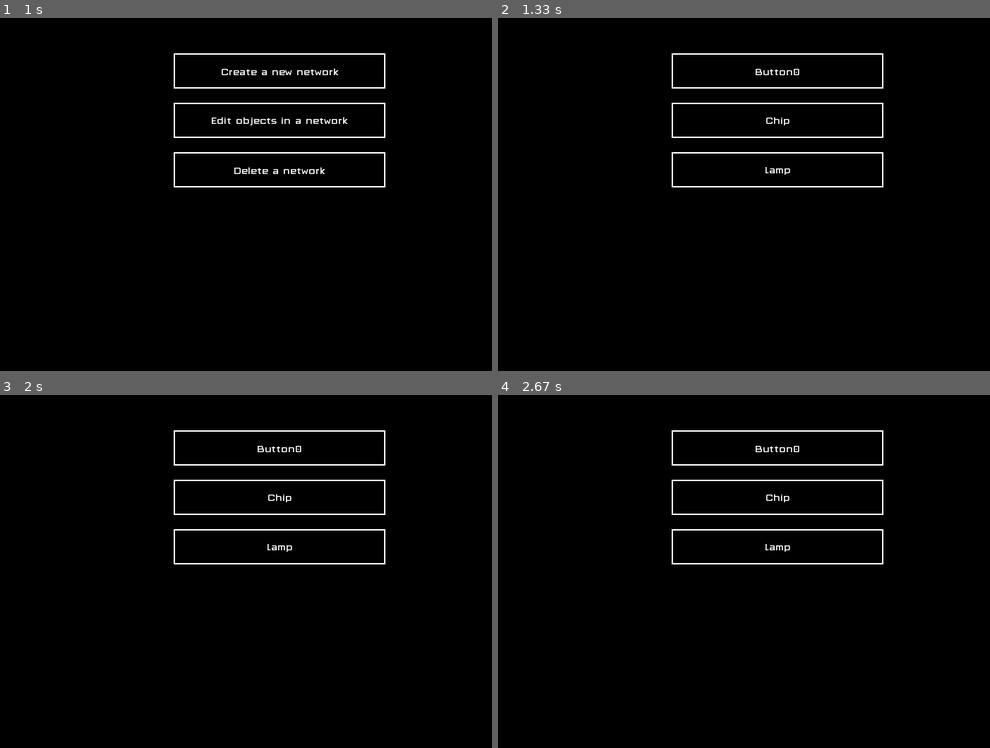
Above: before the commit, frames 1-4 (two rows, left to right).
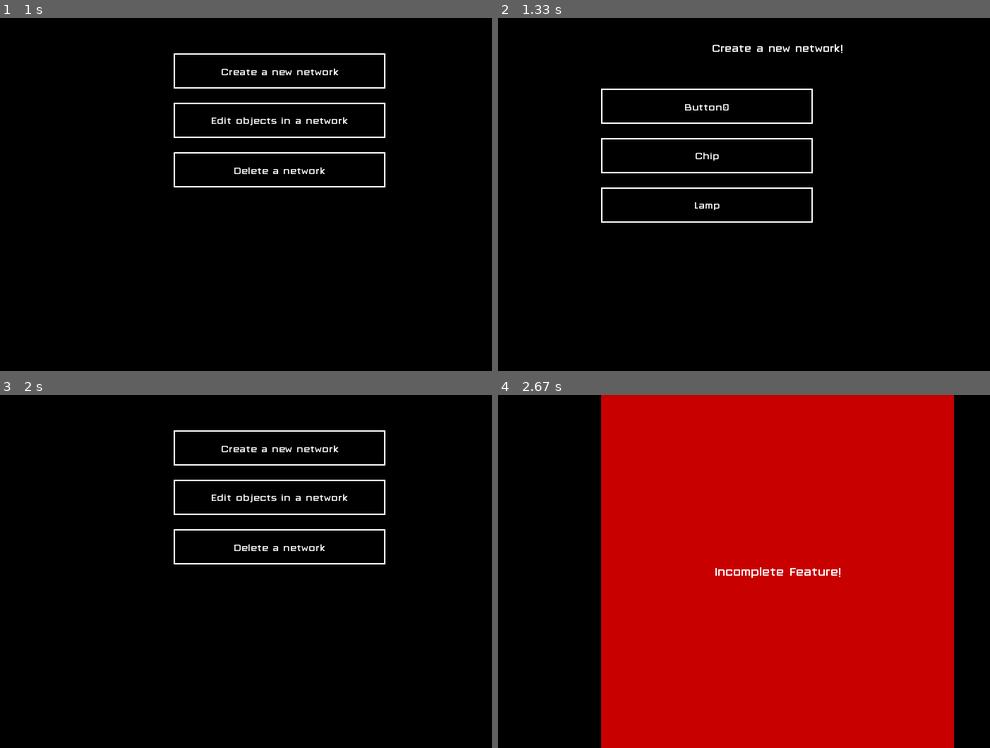
Above: after the commit, the same moments.

Repository: Sulles/YOLOL_Simulator
Game: pygame game, started from Simulator/main.py
The game is run twice, just before and just after one commit, with the same random seed, the same clock (stepped at 60 frames per second) and the same inputs.
Inputs (mouse positions are in pixels of both pictures, inside the frame that each line leads up to):
- Up to frame 1 (1 s): hold Esc 0.33-0.8 s; press the mouse at (280, 70) at 0.87 s; move the mouse to (241, 145) at 0.97 s
- Up to frame 2 (1.33 s): release the mouse at (704, 219) at 1.1 s; press the mouse at (778, 70) at 1.2 s; move the mouse to (871, 78) at 1.3 s
- Up to frame 3 (2 s): release the mouse at (462, 458) at 1.43 s; press the mouse at (206, 532) at 1.53 s; move the mouse to (226, 560) at 1.63 s; release the mouse at (246, 589) at 1.77 s; hold Esc from 1.83 s (still down)
- Up to frame 4 (2.67 s): release Esc at 2.3 s; press the mouse at (778, 546) at 2.37 s; move the mouse to (714, 543) at 2.47 s; release the mouse at (655, 543) at 2.6 s

Frame 1 is identical in both runs. In frame 2, 2.9% of the frame differs, in the area x 20-79%, y 7-58%; in frame 3, 0.7%; in frame 4, 72%, in the area x 20-93%, y 0-100%.

Commit message:
Worked on create network UI, getting closer!

Diff:
--- a/Simulator/Classes/Button.py
+++ b/Simulator/Classes/Button.py
@@ -86,8 +86,17 @@
         :param attr: string of attribute/global variable to be changed
         :param new_value: new value for the corresponding attribute
         """
-        # TODO: do this... at some point XD
-        print('"%s" does not support modifying "%s" at this time!' % (self.name, str(attr)))
+        try:
+            if self.attribute_map[attr] == 'buttonstate':
+                self.update_state(new_value)
+            elif self.attribute_map[attr] == 'buttononstate':
+                print('"{0}" changed from {1} to {2}'.format(attr, self.buttononstate, new_value))
+                self.buttononstate = new_value
+            elif self.attribute_map[attr] == 'buttonoffstate':
+                print('"{0}" changed from {1} to {2}'.format(attr, self.buttonoffstate, new_value))
+                self.buttonoffstate = new_value
+        except AttributeError:
+            print('"%s" does not support modifying "%s" at this time!' % (self.name, str(attr)))
 
     def change_attr_name(self, old_name, new_name):
         """
--- a/Simulator/Classes/Chip.py
+++ b/Simulator/Classes/Chip.py
@@ -185,11 +185,12 @@
         :param attr: string of attribute/global variable to be changed
         :param new_value: new value for the corresponding attribute
         """
+        # TODO: Add all other attributes to self.attribute_map and implement here
         try:
             if self.attribute_map[attr] == 'chipwait':
                 self.chipwait = new_value
         except AttributeError:
-            print('The attribute provided is either not supported or cannot be modified by YOLOL code!')
+            print('"%s" does not support modifying "%s" at this time!' % (self.name, str(attr)))
 
     def change_attr_name(self, old_name, new_name):
         """
--- a/Simulator/Classes/Lamp.py
+++ b/Simulator/Classes/Lamp.py
@@ -114,11 +114,12 @@
         :param attr: string of attribute/global variable to be changed
         :param new_value: new value for the corresponding attribute
         """
+        # TODO: Add all other attributes to self.attribute_map and implement here
         try:
             if self.attribute_map[attr] == 'lampon':
                 self.toggle_on_off(new_value)
         except AttributeError:
-            print('The attribute provided is either not supported or cannot be modified by YOLOL code!')
+            print('"%s" does not support modifying "%s" at this time!' % (self.name, str(attr)))
 
     def change_attr_name(self, old_name, new_name):
         """
--- a/Simulator/GUI.py
+++ b/Simulator/GUI.py
@@ -49,10 +49,15 @@
         self.creating_network = False
         self.create_step = 0
         self.create_steps = ['select_objects', 'modify_attributes', 'instantiate_network']
-        self.possible_objects = ListObj(list(obj_map.keys()), display_settings)
+        self.possible_objects = ListObj(list(obj_map.keys()), display_settings, x_offset=-100, y_offset=50)
         self.option_obj_map = dict(select_objects=self.possible_objects)
+        self.create_how_many_objects = dict()
+        for _ in list(obj_map.keys()):
+            self.create_how_many_objects[_] = 0
+        self.current_list_obj = None
+        self.left_selected_key = None
+        self.right_selected_key = None
         # TODO: add something for modify_attributes and instantiate_network to option_obj_map
-        self.current_list_obj = None
 
     def add_network(self, name, network):
         self.network_names.append(name)
@@ -72,9 +77,26 @@
 
     def create_network(self):
         self.creating_network = True
+        self.current_list_obj = self.possible_objects
 
     def draw_create_network(self, surface):
-        print('Network creation step: %s' % self.create_steps[self.create_step])
+        # TODO: draw self.create_how_many_objects somewhere in this function
+        if self.left_selected_key is not None:
+            self.left_selected_key = list(obj_map.keys())[self.left_selected_key]
+            print('Got object to be added: "{}"'.format(self.left_selected_key))
+            # TODO: update self.create_how_many_objects here
+            self.left_selected_key = None
+        if self.right_selected_key is not None:
+            self.right_selected_key = list(obj_map.keys())[self.right_selected_key]
+            print('Got object to be removed: "{}"'.format(self.right_selected_key))
+            # TODO: update self.create_how_many_objects here
+            self.right_selected_key = None
+        # print('Network creation step: %s' % self.create_steps[self.create_step])
+        text_render = self.large_font.render('Create a new network!', True, (255, 255, 255))
+        text_rect = text_render.get_rect()
+        text_rect.x = int(self.display_settings['width']/2 - text_rect.width/2)
+        text_rect.y = int(text_rect.height + 20)
+        surface.blit(text_render, text_rect)
         if self.create_steps[self.create_step] == 'select_objects':
             self.possible_objects.draw(surface)
 
@@ -89,12 +111,15 @@
 
     def handle_action(self, action_type, mouse_pos=None):
         if action_type == 'ESCAPE':
+            print('Exiting out of everything')
             self.creating_network = False
+            self.current_list_obj = None
         elif action_type == 'MOUSE_HOVER':
             self.current_list_obj.handle_hover(mouse_pos)
-        elif action_type == 'MOUSE_DOWN':
-            self.selected_key = self.current_list_obj.handle_mouse_down(mouse_pos)
-            return self.update_current_list()
+        elif action_type == 'LEFT_MOUSE_DOWN':
+            self.left_selected_key = self.current_list_obj.handle_left_mouse_down(mouse_pos)
+        elif action_type == 'RIGHT_MOUSE_DOWN':
+            self.right_selected_key = self.current_list_obj.handle_right_mouse_down(mouse_pos)
         else:
             print('Unsupported action detected! Got: {}'.format(action_type))
             raise AttributeError
--- a/Simulator/OptionScreen.py
+++ b/Simulator/OptionScreen.py
@@ -42,12 +42,13 @@
 
 
 class ListObj:
-    def __init__(self, list_of_entries, screen_size):
+    def __init__(self, list_of_entries, screen_size, x_offset=0, y_offset=0):
         """
         Constructor
         :param list_of_entries: a list of strings
         :param screen_size: list/tuple of length 2 where id 0 = width and id 1 = height
-        :param font: pygame.font.Font object
+        :param x_offset: int of how far left/right the screen list will start to be displayed in pixels
+        :param y_offset: int of how far up/down the screen list will start to be displayed in pixels
         """
         self.entries = list_of_entries
         self.objects = []
@@ -77,8 +78,8 @@
                      'height': 40}})
 
             self.objects.append(
-                pygame_obj.PygameObj([int(screen_size['width'] / 2) + 100,
-                                      int(100 + (70 * x))],
+                pygame_obj.PygameObj([int(screen_size['width'] / 2) + 100 + x_offset,
+                                      int(100 + (70 * x) + y_offset)],
                                      200, 50, [(0, 0, 0), (100, 100, 100), (0, 200, 0)], shapes,
                                      text=list_of_entries[x],
                                      Font=self.font))
@@ -96,12 +97,19 @@
             else:
                 obj.update_color(0)
 
-    def handle_mouse_down(self, mouse_pos):
+    def handle_left_mouse_down(self, mouse_pos):
         for obj in self.objects:
             if obj.in_hit_box(mouse_pos):
                 print('Got left click "%s" in list object' % self.entries[self.active_entry])
                 return self.active_entry
         print('Got un-interesting left click, ignoring')
+
+    def handle_right_mouse_down(self, mouse_pos):
+        for obj in self.objects:
+            if obj.in_hit_box(mouse_pos):
+                print('Got right click "%s" in list object' % self.entries[self.active_entry])
+                return self.active_entry
+        print('Got un-interesting right click, ignoring')
 
     @staticmethod
     def distance(a, b):
@@ -133,6 +141,12 @@
         self.error = None
         self.error_screens = dict()
         self.error_screens['incomplete_feature'] = ErrorObj('Incomplete Feature!', screen_size)
+
+    def print(self):
+        print('=== OPTION SCREEN INFO ===\n'
+              'Error State: {0}\n'
+              'Selected Key: {1}\n'
+              'Current List Selected: {2}'.format(self.error, self.selected_key, self.current_list_obj.entries))
 
     def update_current_list(self):
         if isinstance(self.selected_key, int):
@@ -207,12 +221,11 @@
             self.toggle_activate()
         elif action_type == 'MOUSE_HOVER':
             self.current_list_obj.handle_hover(mouse_pos)
-        elif action_type == 'MOUSE_DOWN':
-            self.selected_key = self.current_list_obj.handle_mouse_down(mouse_pos)
+        elif action_type == 'LEFT_MOUSE_DOWN':
+            self.selected_key = self.current_list_obj.handle_left_mouse_down(mouse_pos)
             return self.update_current_list()
         else:
             print('Unsupported action detected! Got: {}'.format(action_type))
-            raise AttributeError
 
     def show_incomplete_feature(self):
         self.is_active = True
--- a/Simulator/main.py
+++ b/Simulator/main.py
@@ -78,35 +78,48 @@
             elif event.type == KEYDOWN:
                 if event.key == K_ESCAPE:
                     # Show main screen
-                    option_screen.handle_action('ESCAPE')
+                    print('Got escape!')
+                    if gui.creating_network:
+                        print('currently creating a network')
+                        gui.handle_action('ESCAPE')
+                    else:
+                        print('option screen is handling escape now')
+                        option_screen.handle_action('ESCAPE')
+                        # option_screen.print()
 
             # MOUSE BUTTON DOWN
             elif event.type == MOUSEBUTTONDOWN:
                 # RIGHT CLICK
                 if event.button == 3:
-                    print('Right click found: {}'.format(event.pos))
-                    if not option_screen.is_active and not gui.creating_network:
+                    # print('Right click found: {}'.format(event.pos))
+                    if option_screen.is_active:
+                        if gui.creating_network:
+                            gui.handle_action('RIGHT_MOUSE_DOWN', event.pos)
+                        else:
+                            option_screen.handle_action('RIGHT_MOUSE_DOWN', event.pos)
+                    else:
                         selected_obj = all_networks[selected_network].get_closest_obj(event.pos)
                         print('Got closest obj with name: "%s"' % selected_obj.name)
+
                 # LEFT CLICK
                 elif event.button == 1:
+                    # print('Left click found: {}'.format(event.pos))
                     if option_screen.is_active:
-                        response = option_screen.handle_action('MOUSE_DOWN', event.pos)
+                        response = None
+                        if gui.creating_network:
+                            gui.handle_action('LEFT_MOUSE_DOWN', event.pos)
+                        else:
+                            response = option_screen.handle_action('LEFT_MOUSE_DOWN', event.pos)
+
                         if response is not None:
                             if response['type'] == 'terminate':
                                 terminate()
                             elif response['type'] == 'add network':
-                                # TODO Handle passing new network information from OptionScreen to all_networks here!
-                                #  Maybe to the instantiation of the network in main as well?
                                 gui.create_network()
+                                # TODO: wrap up here
                                 # all_networks.append(create_new_network())
-                                option_screen.show_incomplete_feature()
                             else:
                                 option_screen.show_incomplete_feature()
-                    elif not gui.creating_network:
-                        print('Left click found: {}'.format(event.pos))
-                        for network in all_networks:
-                            network.handle_action(event.pos, action_type='LEFT_MOUSE_DOWN')
 
             # MOUSE BUTTON UP
             elif event.type == MOUSEBUTTONUP:
@@ -118,6 +131,8 @@
                 # LEFT CLICK
                 if event.button == 1:
                     if not option_screen.is_active and not gui.creating_network:
+                        # TODO: investigate if it is worth it to make Network.handle_action consistent with all other
+                        #   handle actions where action_type comes first and event locations comes second
                         all_networks[selected_network].handle_action(event.pos, action_type='LEFT_MOUSE_UP')
 
         # Follow mouse
@@ -129,6 +144,7 @@
 
         # Drawing objects
         if gui.creating_network:
+            gui.handle_action('MOUSE_HOVER', pygame.mouse.get_pos())
             gui.draw_create_network(surface)
         elif option_screen.is_active:
             option_screen.handle_action('MOUSE_HOVER', pygame.mouse.get_pos())
Not shown, changed: README.md
